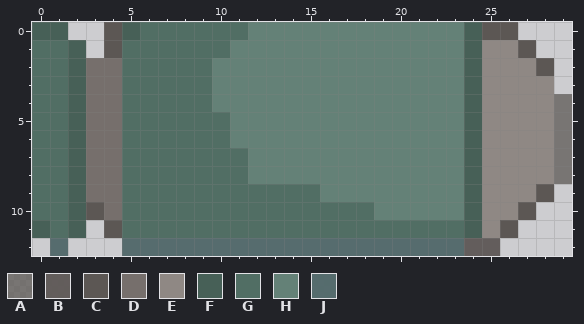
File history of a pixel-art sprite, resources/assets/bullet/SbulletL.png. The picture above was drawn from the file before the commit.
The file is 30x13 pixels. Colours within 5 levels of each other are drawn and written as one.
Palette (. is transparent): A #5c5854c0  B #5c5654ef  C #5c5754  D #766f6c  E #8f8884  F #476057  G #516e64  H #648177  J #4e6667ef
New version:
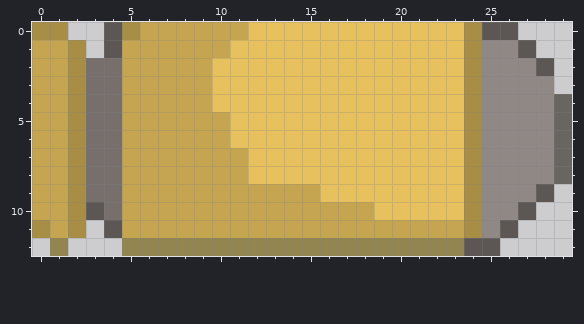
What changed:
colour A: #5c5854c0 -> #5b5853e0
colour F: #476057 -> #a88d45
colour G: #516e64 -> #c5a550
colour H: #648177 -> #e7c15e
colour J: #4e6667ef -> #92844dfb
y 12: x 24..25 BB -> CC
Changed places in both pictures, as pixel boxes (x1, y1, x2, y2):
changed: (32, 22, 572, 256)
